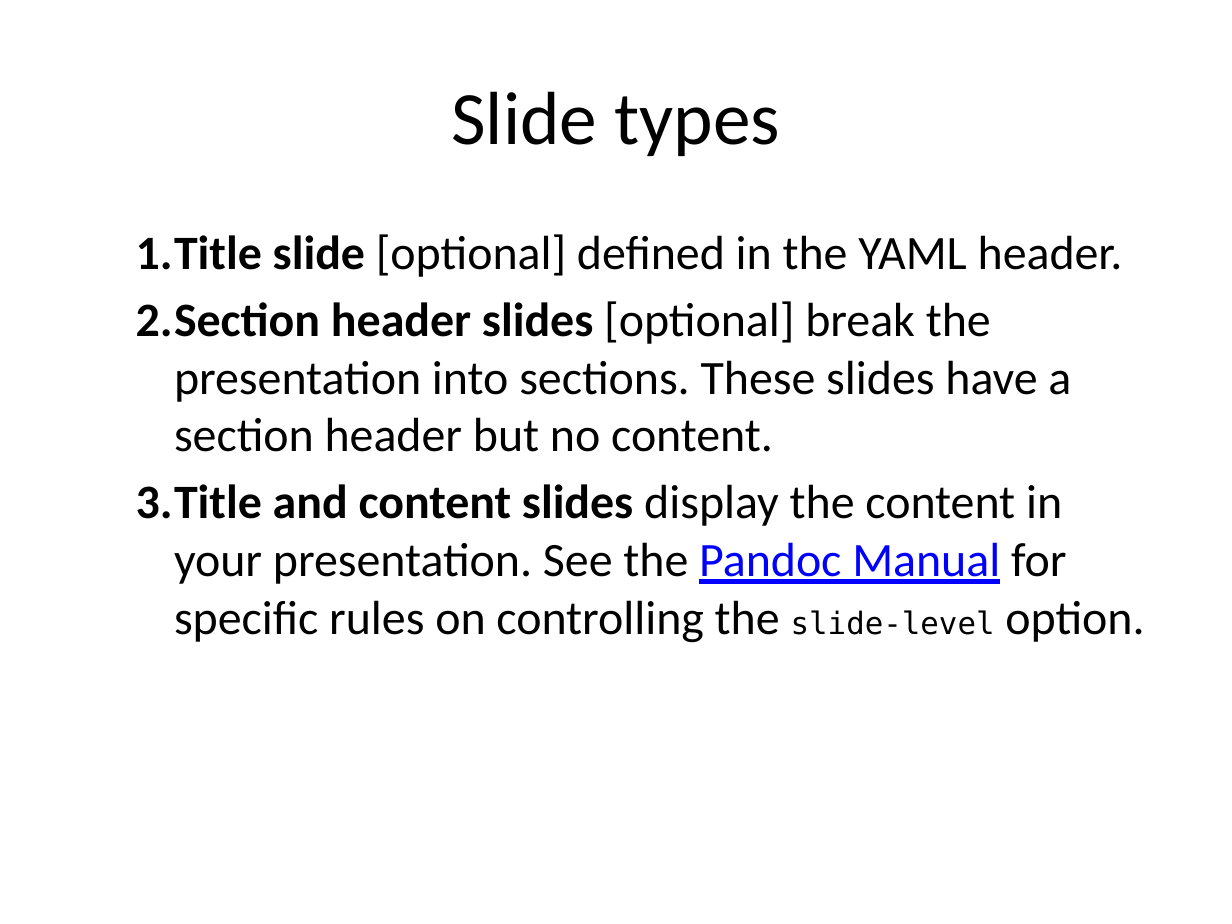
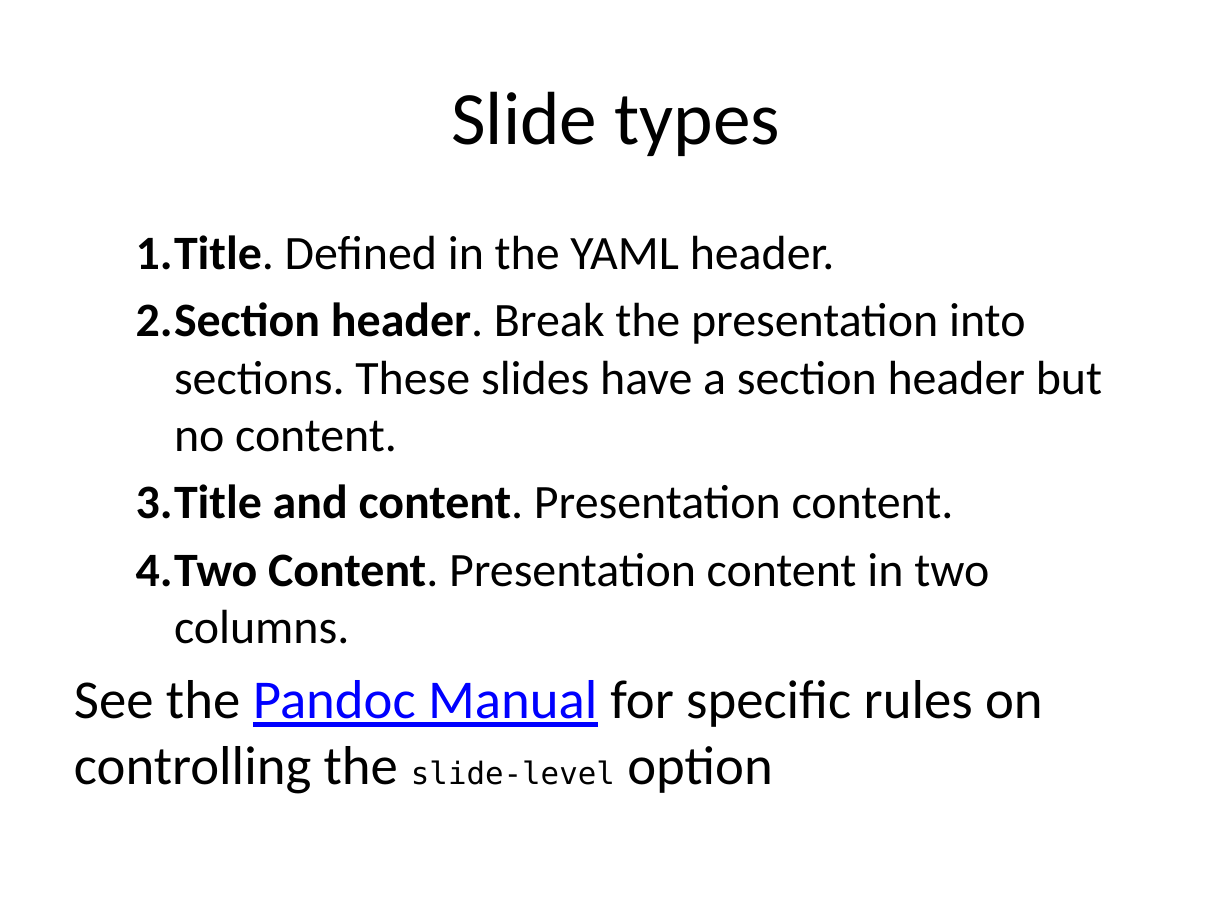
Before and after one commit to sol-eng/powerpoint, a slide deck: slide 22 of ppt-intro.pptx. Drawn at 1232x924 pixels with LibreOffice and Linux fonts; fonts in the diff are those of the drawing. Boxes give left, top, right and bottom in pixels: in the first picture for what was removed or moved away, otherwise in the second. Text is boxed around its words. In the diff, an @@ line names an element or a change of style, - is before the commit and + after.

```diff
--- a/ppt-intro.pptx
+++ b/ppt-intro.pptx
@@ text at [74,235,1102,794]: text changed @@
-  1. Title slide [optional] defined in the YAML header.
-  2. Section header slides [optional] break the presentation into sections. These slides have a section header but no content.
-  3. Title and content slides display the content in your presentation. See the Pandoc Manual for specific rules on controlling the slide-level option.
+  1. Title. Defined in the YAML header.
+  2. Section header. Break the presentation into sections. These slides have a section header but no content.
+  3. Title and content. Presentation content.
+  4. Two Content. Presentation content in two columns.
+See the Pandoc Manual for specific rules on controlling the slide-level option
```
Also in this commit, not shown: 28 other files.
